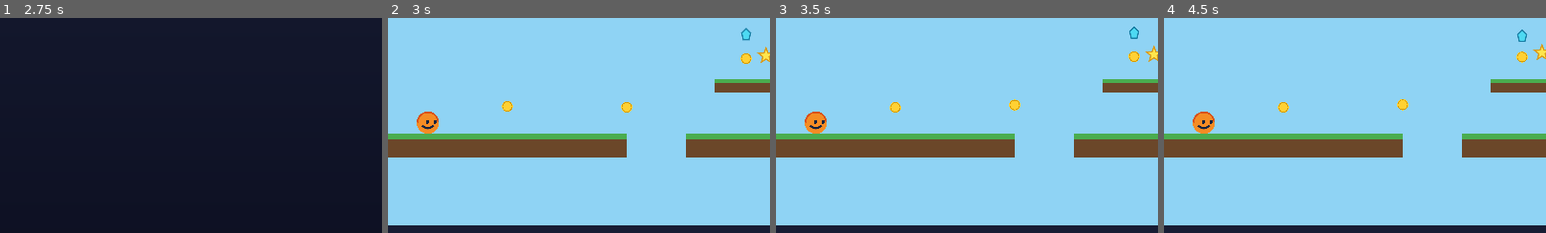
Above: before the commit, frames 1-4 (left to right).
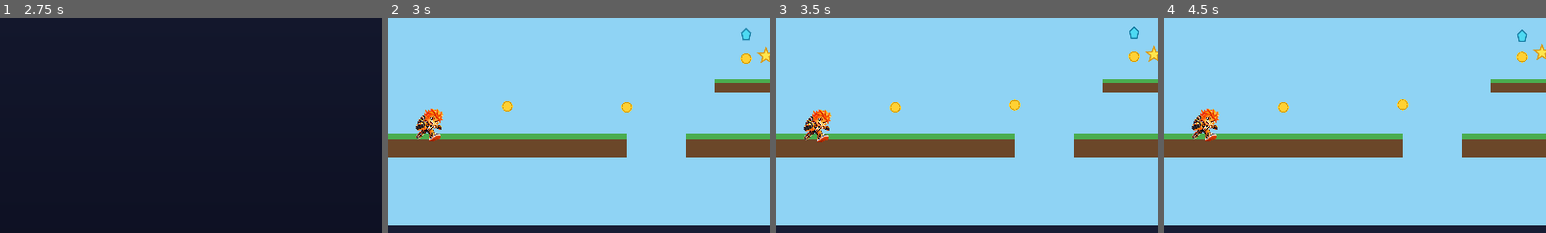
Above: after the commit, the same moments.

Repository: leunamesoftware/roll-adventure
Game: Godot game, scene res://scenes/Main.tscn
The game is run twice, just before and just after one commit, with the same random seed, the same clock (stepped at 60 frames per second) and the same inputs.
Inputs (mouse positions are % of the whole screen's width and height, from its top left):
- Up to frame 1 (2.75 s): tap Enter at 0.5 s; drag from (50, 50) to (60, 28) at 0.52 s; click "▶ JOGAR" at 1.25 s; click "JOGAR" at 2 s
- Up to frame 2 (3 s): click "Jogar" at 2.75 s
- Up to frame 3 (3.5 s): no input
- Up to frame 4 (4.5 s): click "⏸" at 3.5 s; click "🔄 Reiniciar fase" at 4.25 s
The pictures show only the part of the screen within x 0-50%, y 35-85%; the shares and areas given below are measured in that part.

Frame 1 is identical in both runs. In frame 2, 0.7% of the frame differs, in the area x 7-15%, y 42-58%; in frame 3, 0.7%; in frame 4, 0.7%.

Commit message:
Use real Trixo artwork as the in-game character sprite
Replaces the placeholder circle drawing with the official Trixo
running artwork (Sprite2D + capsule collision, flips to face movement
direction). Single static pose for now — a full run/jump animation
set is a follow-up once individual frames are available.

Co-Authored-By: Claude Sonnet 5 <noreply@anthropic.com>

Diff:
--- a/scripts/gameplay/player.gd
+++ b/scripts/gameplay/player.gd
@@ -1,13 +1,15 @@
 extends CharacterBody2D
 class_name Player
-## Personagem principal original (TRIXO), desenhado via _draw() (sem dependência de
-## arte externa) até a arte final entrar. Movimento lateral + pulo + pulo duplo
-## desbloqueável.
+## Personagem principal (TRIXO). Usa a arte oficial do personagem (assets/sprites/
+## trixo_run.png) como sprite único por enquanto — animação por quadros (parado,
+## correndo, pulando) fica para uma próxima etapa. Movimento lateral + pulo + pulo
+## duplo desbloqueável.
 
 signal died
 signal coin_collected(total: int)
 
-const RADIUS := 28.0
+const RADIUS := 28.0 ## raio efetivo usado para cálculos de gameplay (ex.: pisão em inimigo)
+const SPRITE_HEIGHT := 84.0 ## altura visual do personagem em pixels
 const SPEED := 320.0
 const ACCELERATION := 2400.0
 const FRICTION := 2600.0
@@ -16,9 +18,9 @@
 const MAX_FALL_SPEED := 1400.0
 const INVULNERABLE_TIME := 1.2
 
-const BODY_COLOR := Color(0.96, 0.55, 0.14)
-const BODY_COLOR_DARK := Color(0.85, 0.32, 0.1)
-const FACE_COLOR := Color(0.09, 0.14, 0.25)
+const SPRITE_TEXTURE := preload("res://assets/sprites/trixo_run.png")
+
+var _sprite: Sprite2D
 
 var _gravity: float = 980.0
 var _direction_input: float = 0.0
@@ -34,11 +36,21 @@
 	_gravity = ProjectSettings.get_setting("physics/2d/default_gravity", 980.0)
 	collision_layer = CollisionLayers.PLAYER
 	collision_mask = CollisionLayers.WORLD
-	var shape := CircleShape2D.new()
-	shape.radius = RADIUS
+
+	var shape := CapsuleShape2D.new()
+	shape.radius = 22.0
+	shape.height = SPRITE_HEIGHT - shape.radius * 2.0
 	var cs := CollisionShape2D.new()
 	cs.shape = shape
 	add_child(cs)
+
+	_sprite = Sprite2D.new()
+	_sprite.texture = SPRITE_TEXTURE
+	var tex_size := SPRITE_TEXTURE.get_size()
+	var sprite_scale: float = SPRITE_HEIGHT / tex_size.y
+	_sprite.scale = Vector2(sprite_scale, sprite_scale)
+	add_child(_sprite)
+
 	add_to_group("player")
 	_can_double_jump = GameManager.double_jump_unlocked
 
@@ -58,7 +70,6 @@
 	if is_on_floor():
 		_has_double_jumped = false
 	_update_squash(delta)
-	queue_redraw()
 
 func _apply_gravity(delta: float) -> void:
 	if not is_on_floor():
@@ -68,6 +79,7 @@
 	var target_speed := _direction_input * SPEED
 	if _direction_input != 0.0:
 		_facing = sign(_direction_input)
+		_sprite.flip_h = _facing > 0.0  ## arte original olha para a esquerda
 		velocity.x = move_toward(velocity.x, target_speed, ACCELERATION * delta)
 	else:
 		velocity.x = move_toward(velocity.x, 0.0, FRICTION * delta)
@@ -120,23 +132,3 @@
 
 func enable_double_jump() -> void:
 	_can_double_jump = true
-
-func _draw() -> void:
-	draw_circle(Vector2.ZERO, RADIUS, BODY_COLOR)
-	draw_arc(Vector2.ZERO, RADIUS - 2.0, PI, TAU, 32, BODY_COLOR_DARK, 4.0)
-	var eye_offset := Vector2(RADIUS * 0.32 * _facing, -RADIUS * 0.05)
-	var eye_gap := Vector2(RADIUS * 0.34, 0.0)
-	draw_circle(eye_offset - eye_gap, RADIUS * 0.16, FACE_COLOR)
-	draw_circle(eye_offset + eye_gap, RADIUS * 0.16, FACE_COLOR)
-	_draw_smile(Vector2(0, RADIUS * 0.28))
-
-func _draw_smile(center: Vector2) -> void:
-	var points := PackedVector2Array()
-	var width := RADIUS * 0.5
-	var steps := 12
-	for i in range(steps + 1):
-		var t := float(i) / float(steps)
-		var x: float = lerp(-width, width, t)
-		var y := sin(t * PI) * RADIUS * 0.22
-		points.append(center + Vector2(x, y))
-	draw_polyline(points, FACE_COLOR, 4.0, true)
Binary file added: assets/sprites/trixo_run.png
Not shown, added: assets/sprites/trixo_run.png.import
Not shown, changed: web-build/index.html
Not shown, changed: web-build/index.pck
Not shown, changed: web-build/index.service.worker.js
